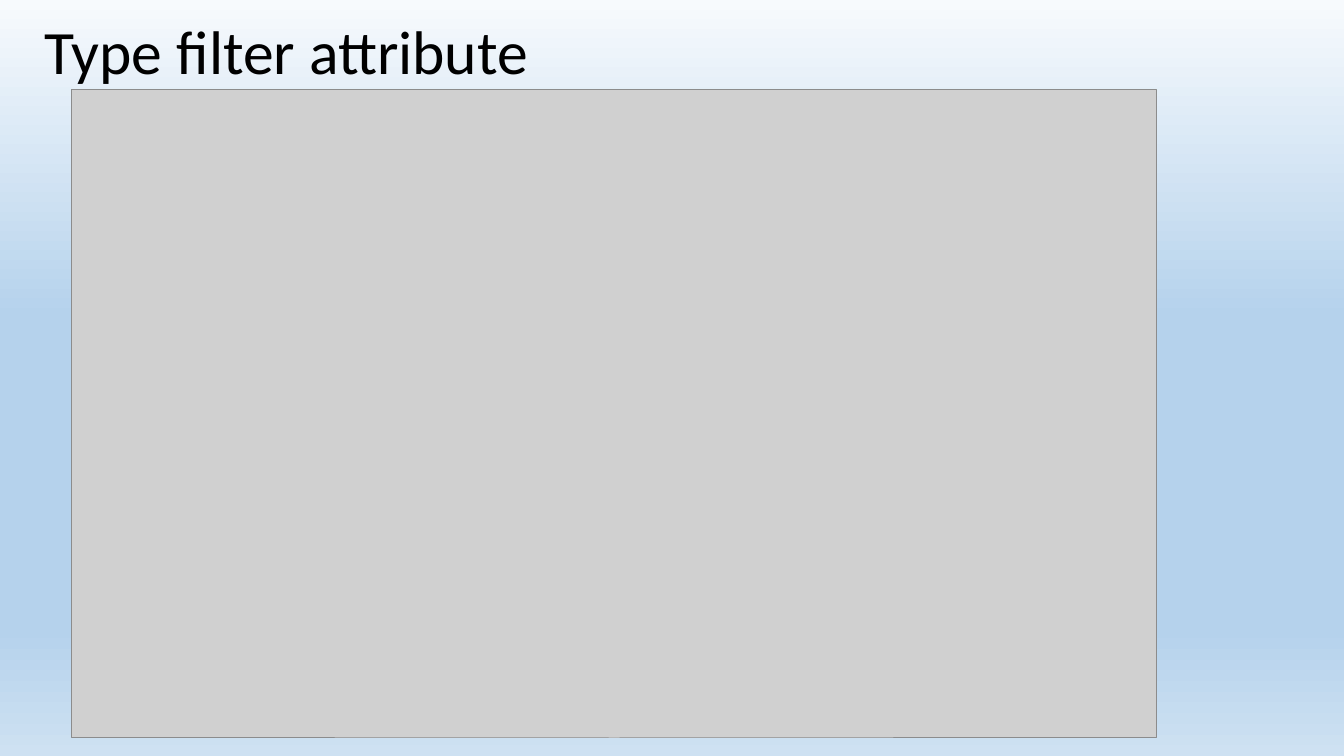
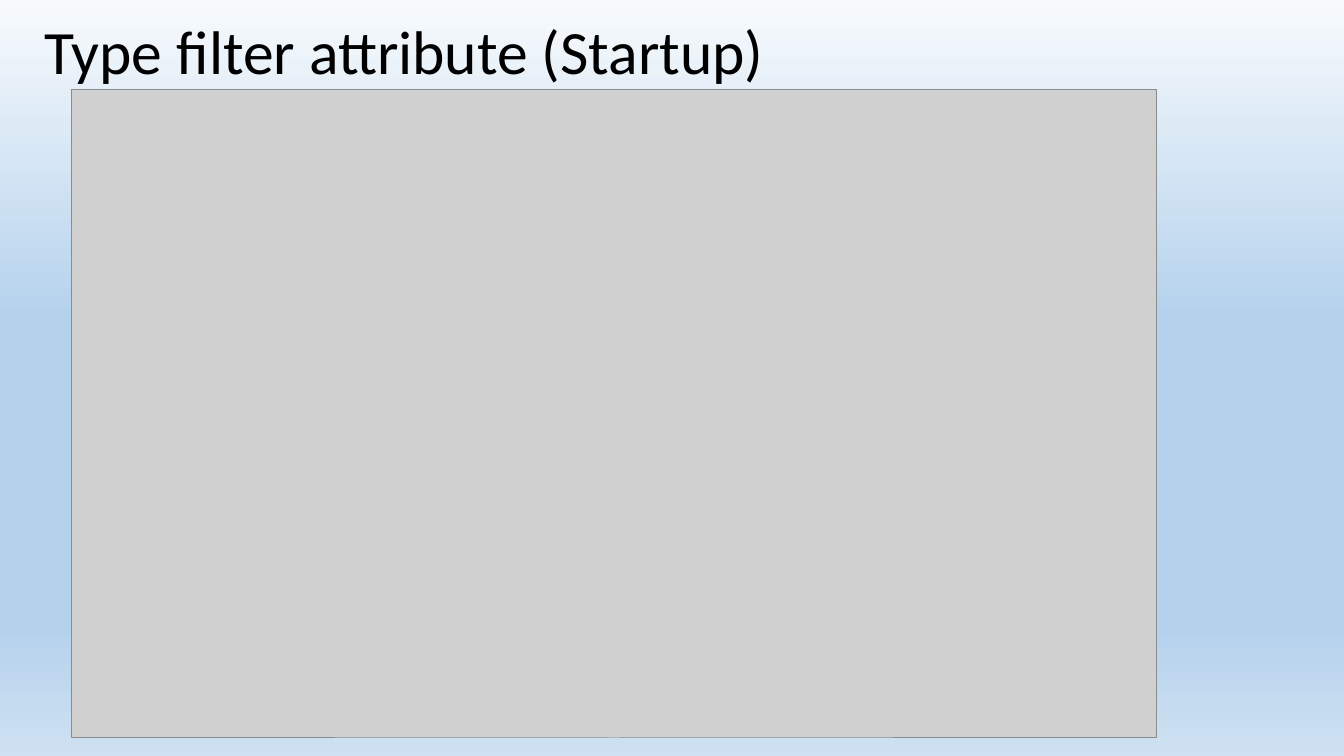
Before and after one commit to EPilyaev/ASPNetCoreMVC, a slide deck: slide 50 of AspNetCoreMVC.pptx (slide 51 before the commit). Drawn at 1344x756 pixels with LibreOffice and Linux fonts; fonts in the diff are those of the drawing; grey boxes stand for pictures. Boxes give left, top, right and bottom in pixels: in the first picture for what was removed or moved away, otherwise in the second. Text is boxed around its words. In the diff, an @@ line names an element or a change of style, - is before the commit and + after.

Commit message:
Add Type filter attribute

```diff
--- a/AspNetCoreMVC.pptx
+++ b/AspNetCoreMVC.pptx
@@ title at bbox=[45, 29, 764, 84]: text changed @@
-Type filter attribute
+Type filter attribute (Startup)
```
Also in this commit, not shown: 3 other slides changed, 5 slides added, 1 slide removed, 6 other files.
